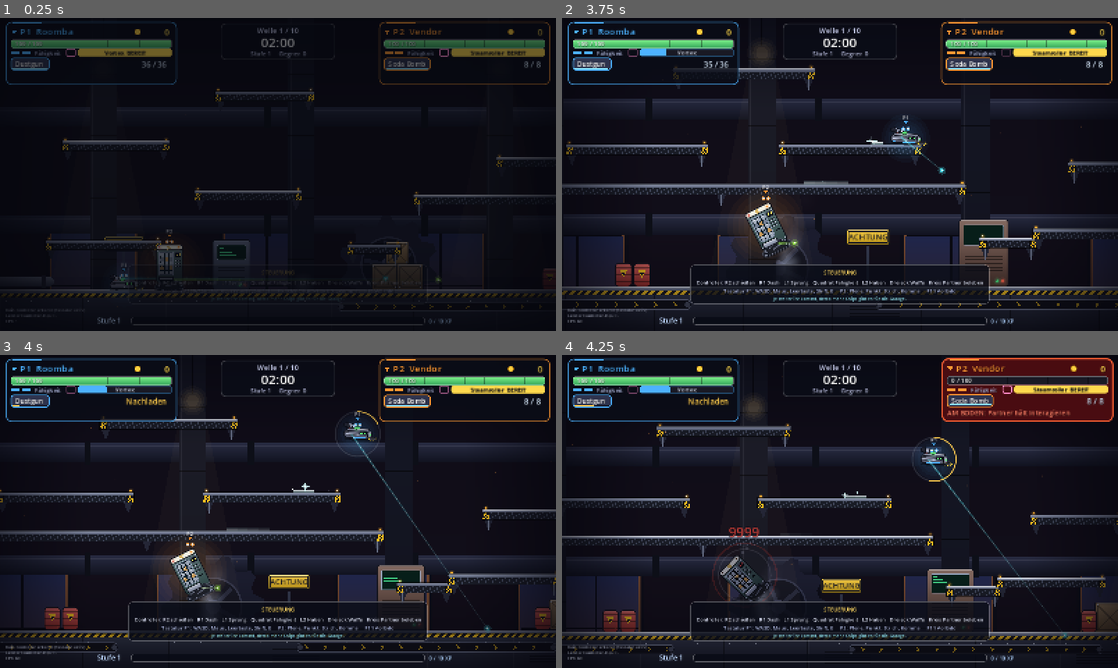
Above: before the commit, frames 1-4 (two rows, left to right).
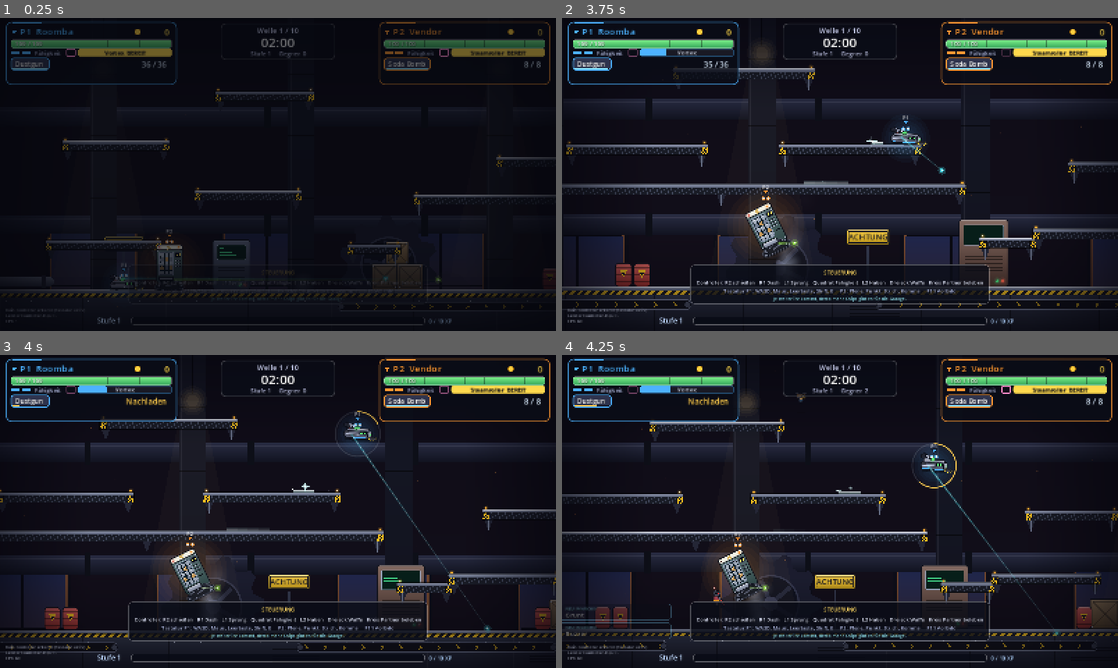
Above: after the commit, the same moments.

Repository: BearsinK/Ares
Game: Godot game, scene res://tests/slope_test.tscn
Same seed, same stepped clock (60 frames per second), same inputs: the game is played once before the commit and once after it. This scene is started directly instead of the project's main scene.
Inputs (mouse positions are in pixels of both pictures, inside the frame that each line leads up to):
- Up to frame 1 (0.25 s): no input
- Up to frame 2 (3.75 s): tap Enter (p1_confirm) at 0.5, 1.35 s; move the mouse to (962, 158) at 0.52 s; hold D (p1_right) 0.53-2.03 s; tap E (p1_ability) at 0.6 s; click (962, 158) at 0.67 s; tap Space (p1_jump) at 0.77, 1.07, 1.52, 1.82, 3.02, 3.32 s; move the mouse to (728, 190) at 1.27 s; move the mouse to (895, 105) at 2.02 s; hold A (p1_left) 2.03-2.78 s; tap Shift (p1_dash) at 2.1 s; move the mouse to (812, 237) at 2.77 s; hold D (p1_right) from 2.78 s (still down); tap F (p1_fire) at 2.85 s; click (812, 237) at 2.92 s; move the mouse to (1006, 221) at 3.52 s; tap R (p1_hook) at 3.6 s
- Up to frame 3 (4 s): keep holding D (p1_right); tap Space (p1_jump) at 3.77 s
- Up to frame 4 (4.25 s): keep holding D (p1_right); tap Space (p1_jump) at 4.07 s

Frames 1-3 are identical in both runs. In frame 4, 21% of the frame differs, in the area x 0-100%, y 0-96%.

Commit message:
Bodengegner stehen auf Rampen parallel zum Boden, Flieger bewegen sich frei
Co-Authored-By: Claude Sonnet 5.5 <noreply@anthropic.com>
Claude-Session: https://claude.ai/code/session_01LWfhWxkDekTWkUA5NKCt1X

Diff:
--- a/scripts/art/robot_art.gd
+++ b/scripts/art/robot_art.gd
@@ -736,6 +736,8 @@
 	var grounded := bool(s.get("grounded", true)) and not flying
 	# Neigung mit der Fahrt (Flieger staerker), Zurueckzucken bei Treffern.
 	var tilt := (clampf(vx / 900.0, -0.12, 0.12) if (grounded or flying) else 0.0) * (2.0 if flying else 1.0) - facing * hurt * 0.16
+	# Auf schraegem Boden parallel zur Flaeche (nur Bodengegner, Flieger haben keine Bodenneigung).
+	tilt += float(s.get("slope", 0.0)) if not flying else 0.0
 	var squash: Vector2 = s.get("squash", Vector2.ONE)
 	var foot := float(s.get("foot", 14.0))
 	var pivot := Vector2(0.0, foot * zoom * (1.0 - squash.y)) if not flying else Vector2.ZERO
--- a/scripts/game/enemy.gd
+++ b/scripts/game/enemy.gd
@@ -81,6 +81,9 @@
 ## Betaeubt (z.B. im Roomba-Wirbel): keine Angriffe, keine eigene Bewegung.
 var stunned_time := 0.0
 const STUN_IMMUNITY := 1.4
+## Staerkste Neigung der Zeichnung auf schraegem Boden (rad, etwa 49 Grad).
+const SLOPE_MAX := 0.85
+var _slope_tilt := 0.0
 var _stun_immunity := 0.0
 var _fall_speed := 0.0
 var _was_grounded := false
@@ -316,6 +319,7 @@
 		_fly_movement(delta)
 	else:
 		_ground_movement(delta)
+		_update_slope(delta)
 	_apply_separation(delta)
 	_update_attack(delta)
 	_update_elite(delta)
@@ -375,6 +379,18 @@
 		if distance < best:
 			best = distance
 			_target = player
+
+
+## Bodengegner stellen sich auf schraegem Boden parallel zur Flaeche (Flieger bewegen sich frei). Der Kollisionskreis liegt
+## immer im Abstand seines Radius auf der Flaeche, die gedrehte Zeichnung sitzt daher ohne Verschiebung auf.
+func _update_slope(delta: float) -> void:
+	var target_tilt := 0.0
+	if is_on_floor():
+		var normal := get_floor_normal()
+		target_tilt = clampf(atan2(normal.x, -normal.y), -SLOPE_MAX, SLOPE_MAX)
+	_slope_tilt = lerpf(_slope_tilt, target_tilt, 1.0 - exp(-14.0 * delta))
+	if target_tilt == 0.0 and absf(_slope_tilt) < 0.002:
+		_slope_tilt = 0.0
 
 
 func _ground_movement(delta: float) -> void:
@@ -667,7 +683,7 @@
 		"flash": _flash > 0.0, "windup": windup, "slam": _slam_flash > 0.0 or charging,
 		"vx": velocity.x, "grounded": is_on_floor(), "hurt": _hurt_time / 0.25, "fire": _fire_flash,
 		"hp_frac": hp / max_hp, "foot": float(data.radius), "lod": siblings.size() > 40 and not elite,
-		"squash": _draw_squash(), "block": _block_flash,
+		"squash": _draw_squash(), "block": _block_flash, "slope": _slope_tilt,
 	}, Vector2.ZERO, body_scale * maxf(grow, 0.05))
 	if elite:
 		_draw_crown(r)
--- a/tests/slope_test.gd
+++ b/tests/slope_test.gd
@@ -73,6 +73,18 @@
 	await _frames(14)
 	_check(not p1.is_on_floor() and absf(p1._slope_tilt) < 0.45, "In der Luft richtet er sich wieder auf (%.2f)" % p1._slope_tilt)
 	await _frames(60)
+	# Bodengegner stehen ebenfalls parallel zur Rampe, Flieger bewegen sich frei.
+	var walker: Enemy = main.director.spawn("walker", Vector2(1600.0, 1130.0))
+	var flyer: Enemy = main.director.spawn("flyer", Vector2(1800.0, 700.0))
+	for foe in [walker, flyer]:
+		foe._cooldown = 99.0
+		foe.speed_mult = 0.0
+	await _frames(90)
+	_check(walker.is_on_floor() and absf(walker._slope_tilt - expected * -1.0) < 0.1 or absf(absf(walker._slope_tilt) - absf(expected)) < 0.1, "Ein Bodengegner steht parallel zur Rampe (%.2f rad)" % walker._slope_tilt)
+	_check(walker._slope_tilt < 0.0, "und kippt in dieselbe Richtung wie die Spieler")
+	_check(flyer._slope_tilt == 0.0, "Flieger bekommen keine Bodenneigung")
+	walker.free()
+	flyer.free()
 	# Ausgeschaltet bleibt die Zeichnung flach.
 	p2.invulnerable = false
 	p2.iframes = 0.0
Not shown, changed: README.md
